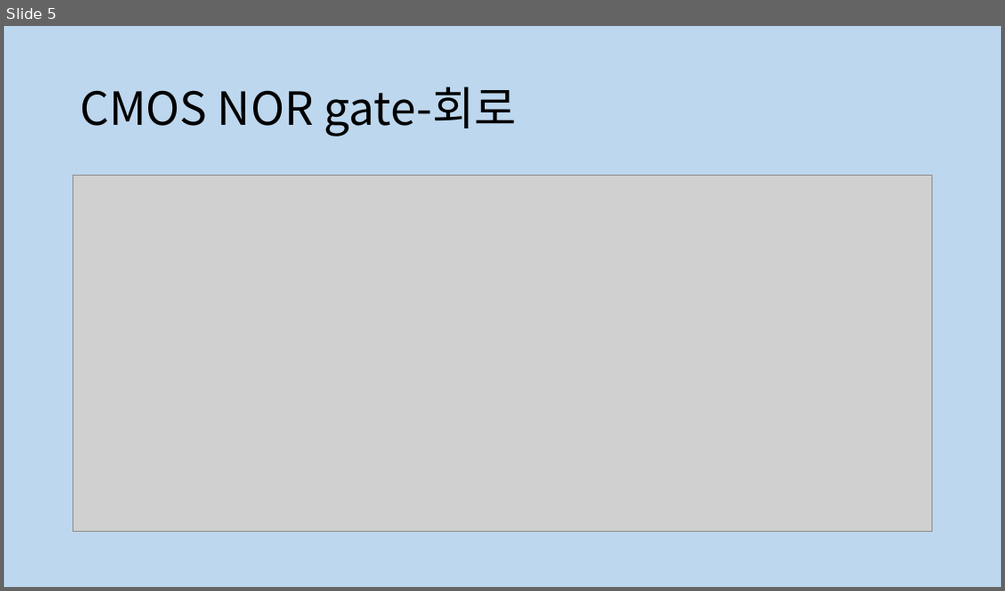
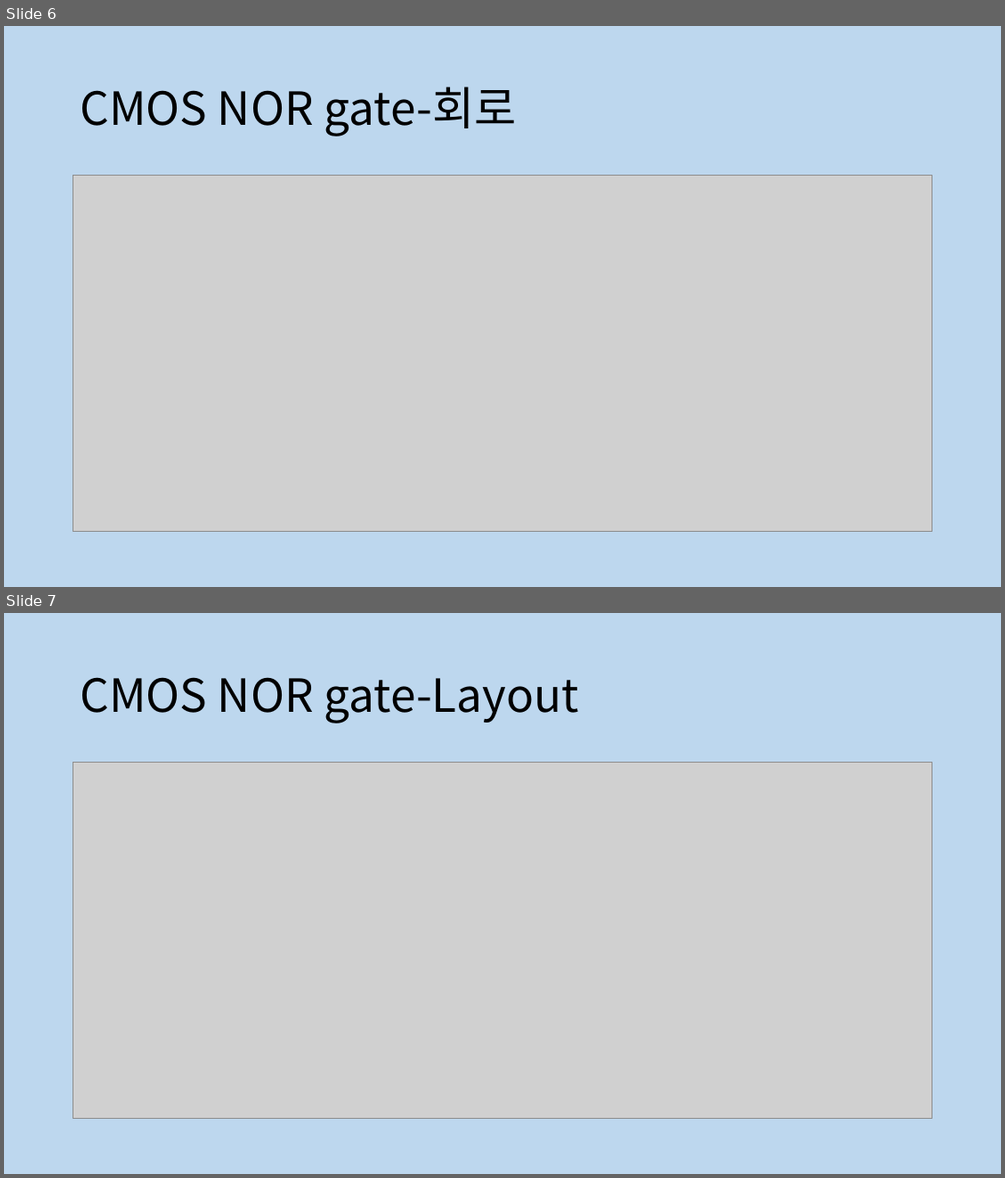
Before and after one commit to jwl1109/IOT, a slide deck: VLSI design 설계 실습/2025-04-09.pptx. Shown one above the other, each under a label of ours: slide 5 before the commit, slides 6 and 7 after it. The pictures are 1005x591 and 1005x1178 pixels, drawn with LibreOffice and Linux fonts; fonts in the diff are those of the drawing; grey boxes stand for pictures. Boxes give left, top, right and bottom in pixels: in the first picture for what was removed or moved away, otherwise in the second. Text is boxed around its words. In the diff, an @@ line names an element or a change of style, - is before the commit and + after.

```diff
--- a/VLSI design 설계 실습/2025-04-09.pptx
+++ b/VLSI design 설계 실습/2025-04-09.pptx
@@ slide 7 added at [4, 613, 1001, 1174], background #BDD7EE @@
@@ title added at [80, 677, 579, 723], 44 pt, text #000000 @@
+CMOS NOR gate-Layout
@@ picture added at [73, 763, 933, 1119] @@
@@ what was slide 5 is now slide 6 @@
```
Also in this commit, not shown: 1 other slide added.
